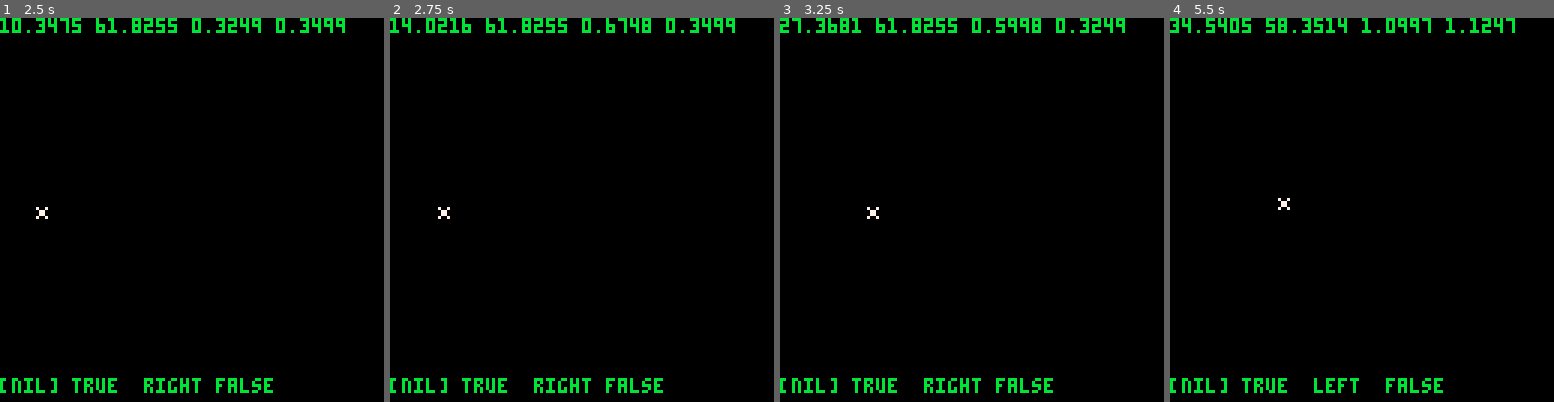
Above: before the commit, frames 1-4 (left to right).
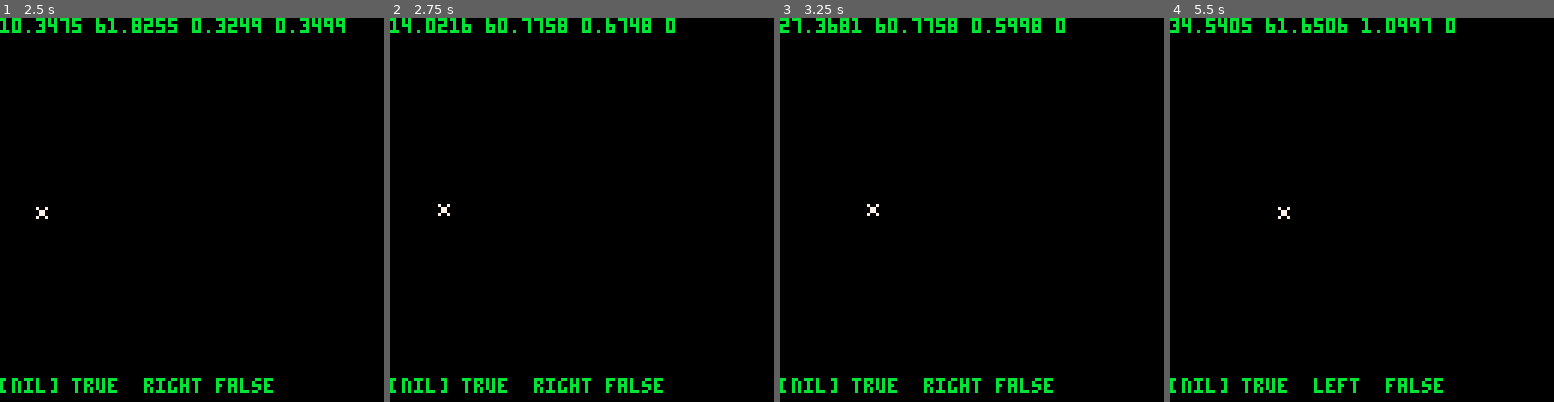
Above: after the commit, the same moments.

Repository: NinetiesPaul/PicoRescue
Game: PICO-8 cartridge picorescue.p8
Two runs of this game, one before a commit and one after it. Both use one fixed random seed, a clock stepped at 60 frames per second and the inputs below.
Inputs:
- Up to frame 1 (2.5 s): tap X (X key) at 0.33, 1.07, 1.85 s; tap O (Z key) at 0.7, 1.7, 2.1 s; hold Right 1.6-2.1 s; hold Up 2.15-2.42 s; hold Right from 2.47 s (still down)
- Up to frame 2 (2.75 s): keep holding Right; tap O (Z key) at 2.5 s
- Up to frame 3 (3.25 s): tap O (Z key) at 2.9 s; tap X (X key) at 2.97 s; release Right at 3.03 s; hold Left from 3.08 s (still down)
- Up to frame 4 (5.5 s): tap O (Z key) every 0.4 s from 3.3 to 5.3 s; release Left at 3.58 s; hold Down 3.63-3.97 s; hold Right 4.02-4.68 s; tap X (X key) at 4.08, 5.2 s; hold Up 4.73-5.03 s; hold Left from 5.08 s (still down)

Frame 1 is identical in both runs. In frame 2, 0.5% of the frame differs, in the area x 12-90%, y 0-53%; in frame 3, 0.5%; in frame 4, 0.6%, in the area x 25-90%, y 0-53%.

Commit message:
added x if y moving handling

Diff:
--- a/picorescue.p8
+++ b/picorescue.p8
@@ -6,9 +6,9 @@
 player_strt_y = 64
 player = {
 	["x"] = 0,
-	["pr_x"] = 0,
+	["px"] = 0,
 	["y"] = player_strt_y,
-	["pr_y"] = 0,
+	["py"] = 0,
 	["mv_speed"] = 1,
 	["on_mission"] = false,
 	["speed_x"] = 0,
@@ -116,6 +116,7 @@
 			end
 		else
 			if (player.speed_y <= 2) player.speed_y += 0.05
+		 player.py = player.y
 		 player.y += player.speed_y
 		 player.speed_dir = "down"
 	 end
@@ -131,6 +132,7 @@
 			end
 		else
 			if (player.speed_y <= 2) player.speed_y += 0.05
+		 player.py = player.y
 		 player.y -= player.speed_y
 		 player.speed_dir = "up"
 		end
@@ -156,6 +158,14 @@
 			player.speed_x -= 0.05
 			if (player.px>player.x) player.x-=player.speed_x
 			if (player.px<player.x) player.x+=player.speed_x
+		end
+	end
+
+	if mvn_x then
+		if player.speed_y > 0 then
+			player.speed_y -= 0.05
+			if (player.py>player.y) player.y-=player.speed_y
+			if (player.py<player.y) player.y+=player.speed_y
 		end
 	end
 
